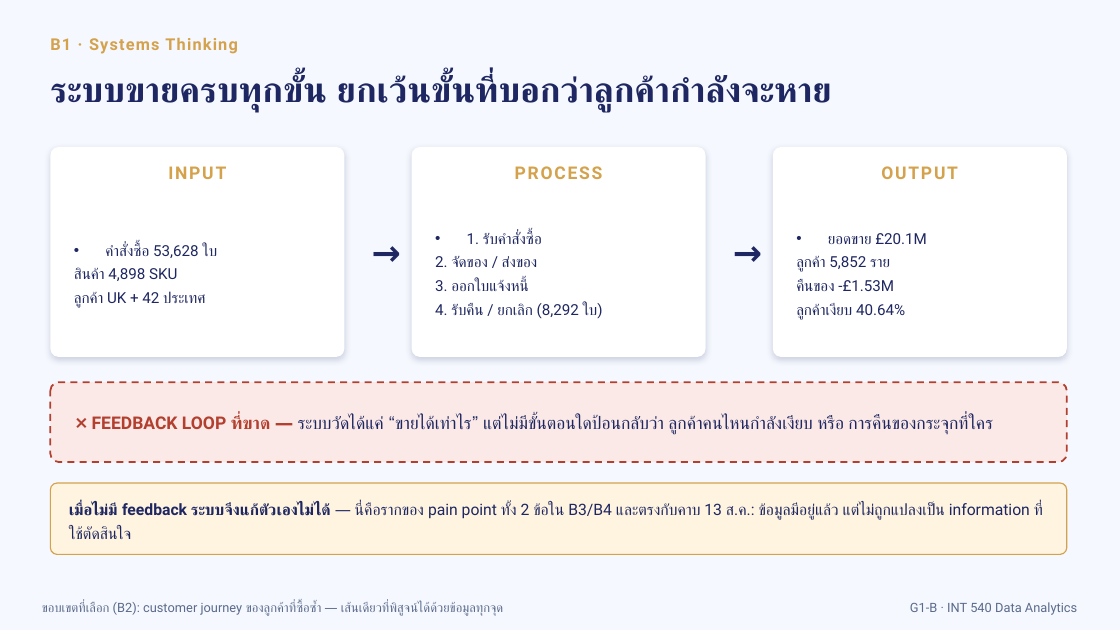
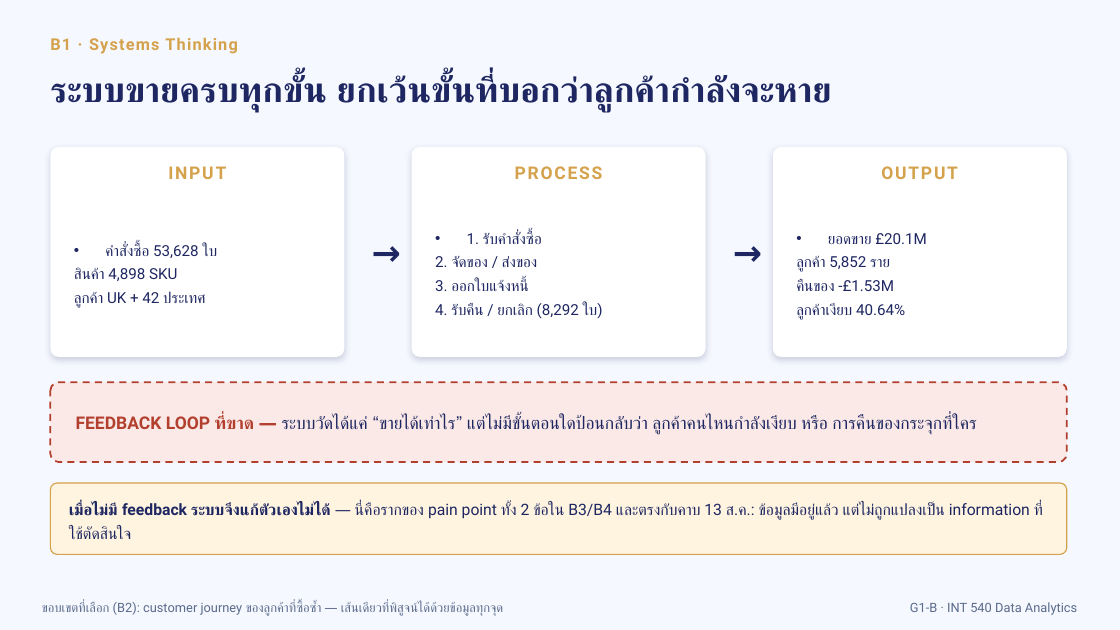
Before and after one commit to porrab/int540-term-assignment, a slide deck: slide 2 of slides/G1-B-slides.pptx. Drawn at 1120x630 pixels with LibreOffice and Linux fonts; fonts in the diff are those of the drawing. Boxes give left, top, right and bottom in pixels: in the first picture for what was removed or moved away, otherwise in the second. Text is boxed around its words. In the diff, an @@ line names an element or a change of style, - is before the commit and + after.

```diff
--- a/slides/G1-B-slides.pptx
+++ b/slides/G1-B-slides.pptx
@@ text at [76,415,977,434]: text changed @@
-❌ FEEDBACK LOOP ที่ขาด — ระบบวัดได้แค่ “ขายได้เท่าไร” แต่ไม่มีขั้นตอนใดป้อนกลับว่า ลูกค้าคนไหนกำลังเงียบ หรือ การคืนของกระจุกที่ใคร
+FEEDBACK LOOP ที่ขาด — ระบบวัดได้แค่ “ขายได้เท่าไร” แต่ไม่มีขั้นตอนใดป้อนกลับว่า ลูกค้าคนไหนกำลังเงียบ หรือ การคืนของกระจุกที่ใคร
```
Also in this commit, not shown: 1 other slide changed, 2 other files.
